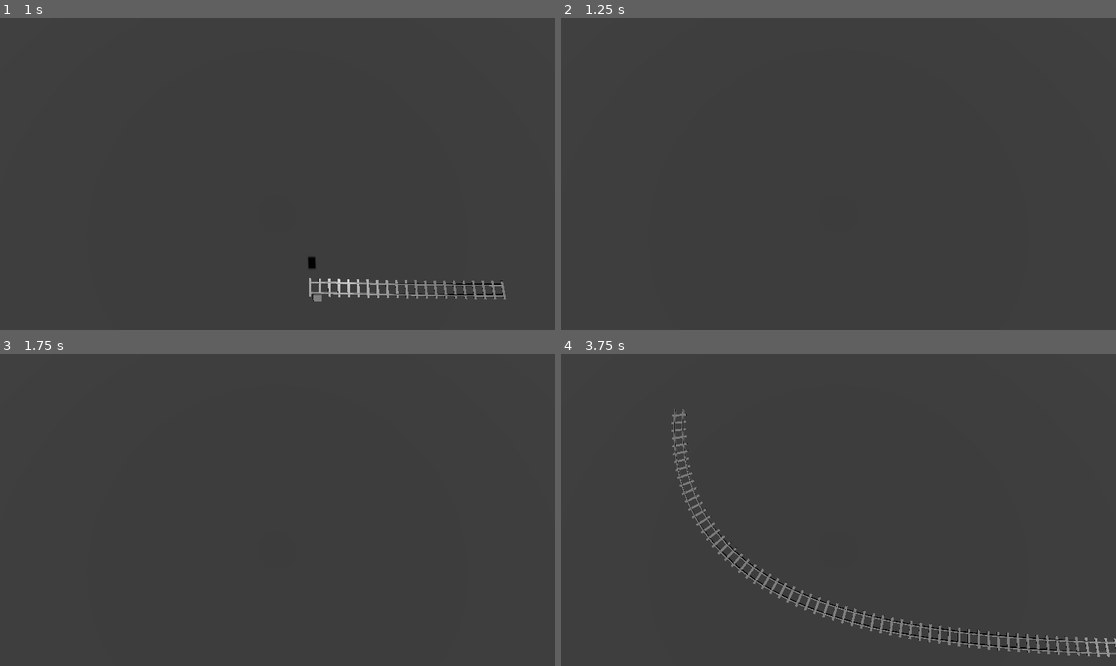
Above: before the commit, frames 1-4 (two rows, left to right).
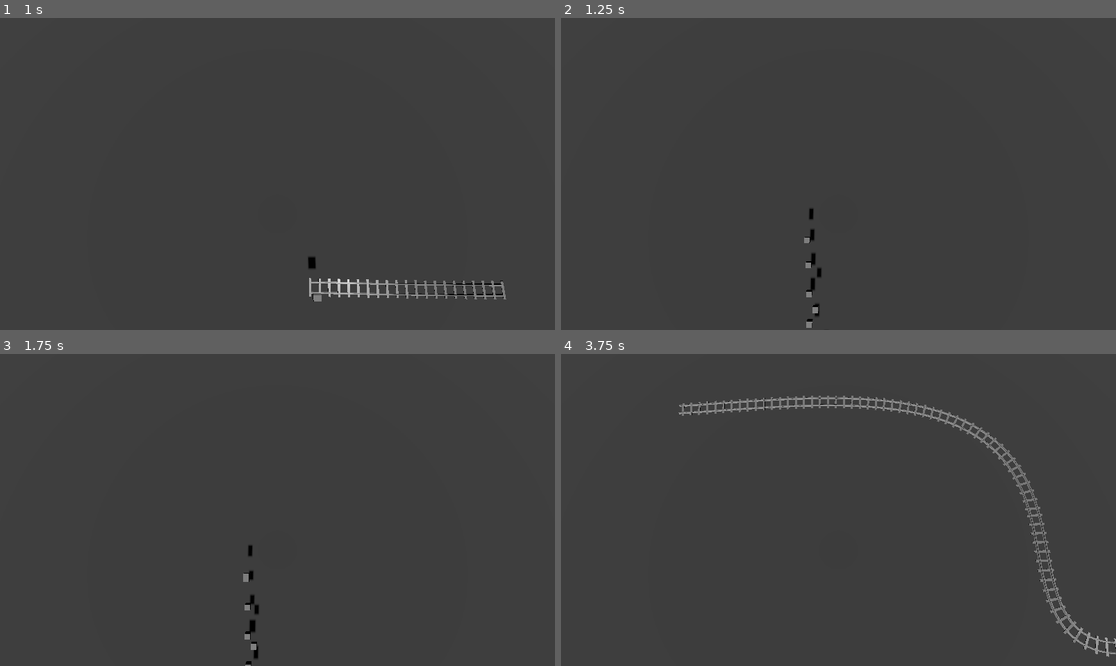
Above: after the commit, the same moments.

Repository: memlocator/trains
Game: Godot game, scene res://main.tscn
Two runs of this game, one before a commit and one after it. Both use one fixed random seed, a clock stepped at 60 frames per second and the inputs below.
Inputs (mouse positions are in pixels of both pictures, inside the frame that each line leads up to):
- Up to frame 1 (1 s): tap Enter at 0.5 s; move the mouse to (249, 236) at 0.52 s; hold W (move_forward) from 0.53 s (still down); click (249, 236) at 0.67 s
- Up to frame 2 (1.25 s): keep holding W (move_forward)
- Up to frame 3 (1.75 s): release W (move_forward) at 1.25 s; drag from (444, 556) to (249, 572) at 1.27 s
- Up to frame 4 (3.75 s): move the mouse to (672, 463) at 2.02 s; hold A (move_left) 2.03-2.75 s; drag from (866, 510) to (672, 463) at 2.77 s; move the mouse to (755, 432) at 3.52 s; hold S (move_back) from 3.53 s (still down)

Frame 1 is identical in both runs. In frame 2, 0.3% of the frame differs, in the area x 43-47%, y 61-100%; in frame 3, 0.3%; in frame 4, 4.4%, in the area x 19-100%, y 13-98%.

Commit message:
out_point now adjusts for curve tightness

Diff:
--- a/player_controller.gd
+++ b/player_controller.gd
@@ -137,7 +137,7 @@
 		var signed_dot = dot_prod*dot_right_prod
 		dist = dot_prod*dot_right_prod*-preview_curve.get_baked_length()
 
-		var out_point = vec*abs(dist) + vec*(1-dot_prod)
+		var out_point = vec*abs(dist) + vec*(1-dot_prod)*-curve_tightness*dot_prod
 		var in_point = right_vec*dist - vec*curve_tightness*-dot_prod#.lerp(-out_point*(dist/10), 0.5)#(prev-curr).lerp(out_point, dist/10)
 		##control point calcs complete
 
@@ -150,7 +150,7 @@
 		preview_curve.set_point_out(preview_curve.point_count-2, out_point)
 		preview_curve.set_point_in(preview_curve.point_count-1, in_point)
 
-		valid_placement = (validate_curve(preview_curve, 0.9) and dot_prod < 0)
+		valid_placement = (validate_curve(preview_curve, 0.85) and dot_prod < 0)
 		if valid_placement:
 			debug_points.append(_debug_point(curr + in_point))
 			debug_points.append(_debug_point(prev + out_point))
